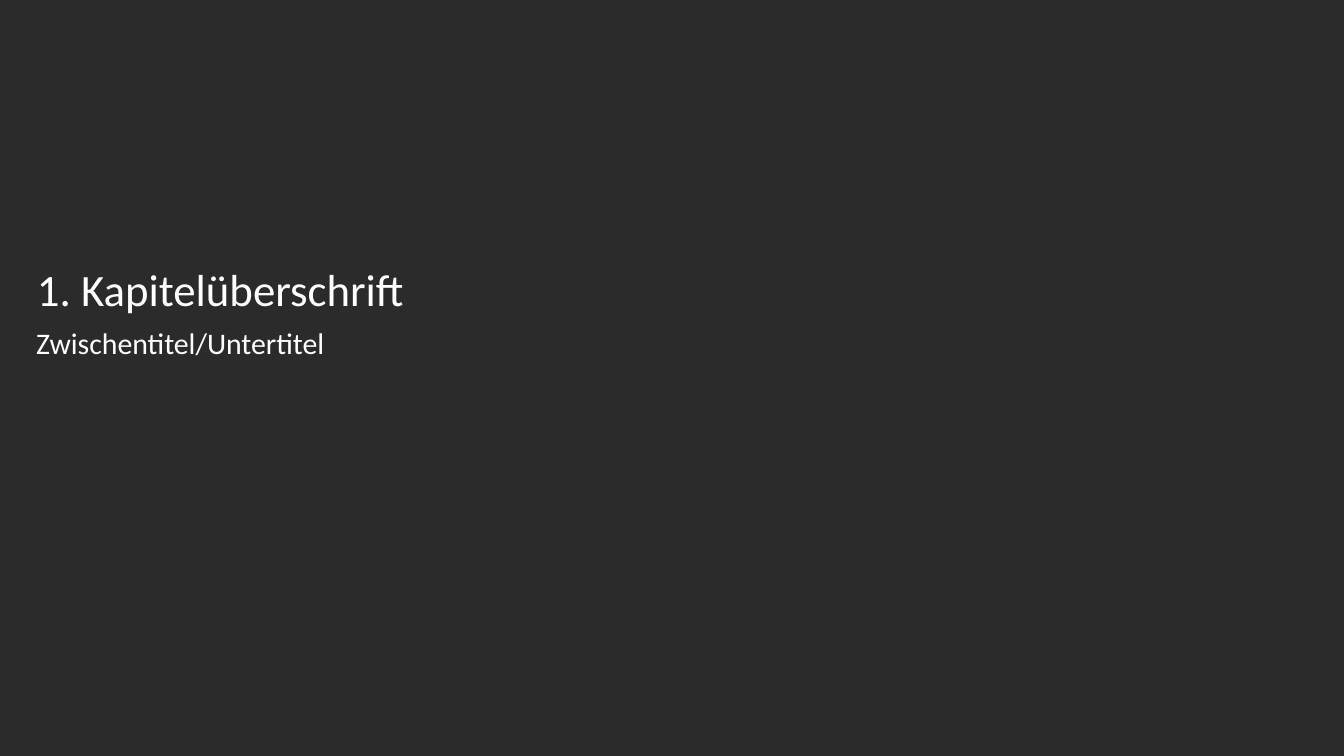
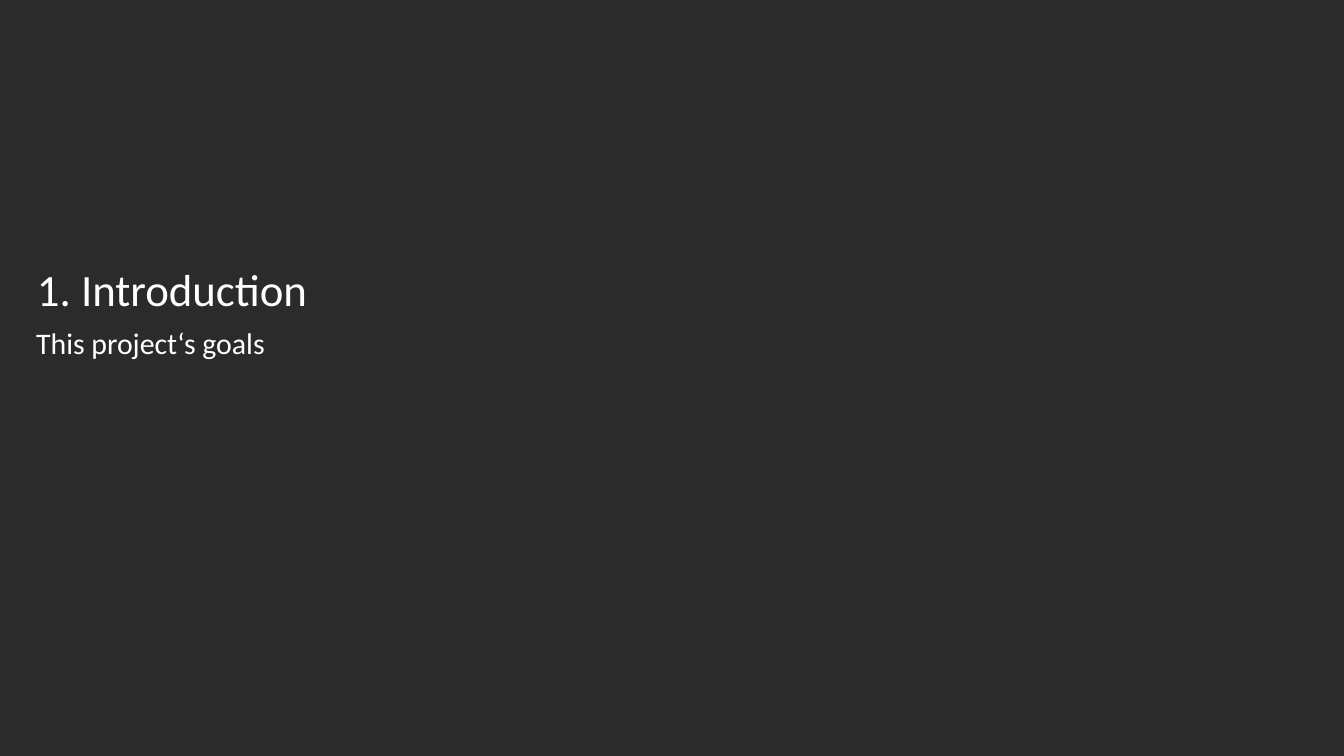
Before and after one commit to philippmoritzer/bd-ml-project, a slide deck: slide 3 of docs/presentation.pptx (slide 4 before the commit). Drawn at 1344x756 pixels with LibreOffice and Linux fonts; fonts in the diff are those of the drawing; background and template pictures are left out; a plain dark background stands for a picture behind light text. Boxes give left, top, right and bottom in pixels: in the first picture for what was removed or moved away, otherwise in the second. Text is boxed around its words. In the diff, an @@ line names an element or a change of style, - is before the commit and + after.

Commit message:
spelling

```diff
--- a/docs/presentation.pptx
+++ b/docs/presentation.pptx
@@ title at (37,275,307,307): text changed @@
-1. Kapitelüberschrift
+1. Introduction
@@ text at (36,332,264,359): text changed @@
-Zwischentitel/Untertitel
+This project‘s goals
```
Also in this commit, not shown: 13 other slides changed, 20 slides added, 11 slides removed.
